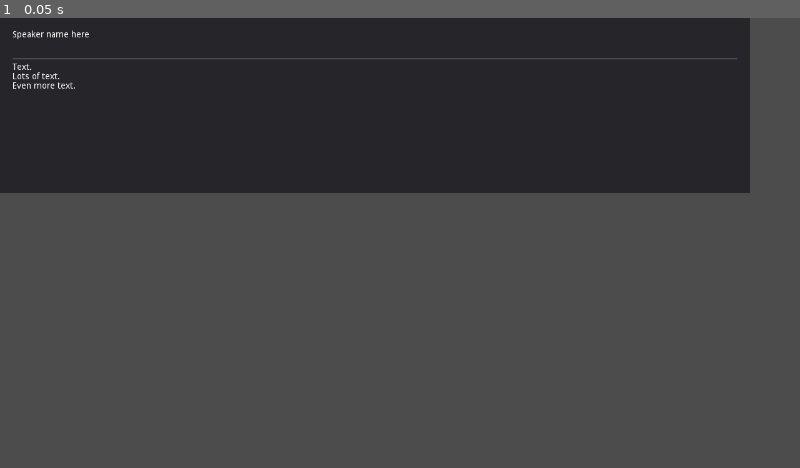
Above: before the commit, frame 1.
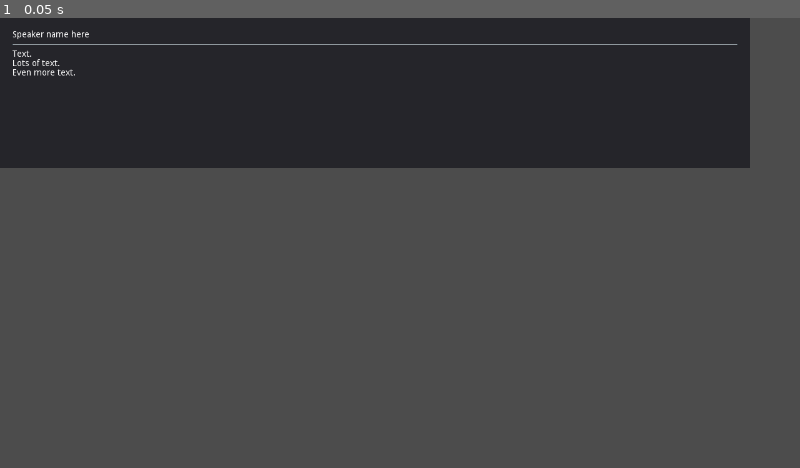
Above: after the commit, the same moment.

Repository: theratbeing/procedural-rpg
Game: Godot game, scene res://ui/Dialog.tscn
Same seed, same stepped clock (60 frames per second), same inputs: the game is played once before the commit and once after it. The project has no main scene, so this scene is started directly.
Inputs:
- Up to frame 1 (0.05 s): no input

The runs differ from the first frame. In frame 1, 5.8% of the frame differs, in the area x 0-94%, y 5-39%.

Commit message:
Added dialog branching system

Diff:
--- a/project.godot
+++ b/project.godot
@@ -32,6 +32,19 @@
 window/size/width=1280
 window/size/height=720
 
+[input]
+
+left_click={
+"deadzone": 0.5,
+"events": [ Object(InputEventMouseButton,"resource_local_to_scene":false,"resource_name":"","device":0,"alt":false,"shift":false,"control":false,"meta":false,"command":false,"button_mask":0,"position":Vector2( 0, 0 ),"global_position":Vector2( 0, 0 ),"factor":1.0,"button_index":1,"pressed":false,"doubleclick":false,"script":null)
+ ]
+}
+right_click={
+"deadzone": 0.5,
+"events": [ Object(InputEventMouseButton,"resource_local_to_scene":false,"resource_name":"","device":0,"alt":false,"shift":false,"control":false,"meta":false,"command":false,"button_mask":0,"position":Vector2( 0, 0 ),"global_position":Vector2( 0, 0 ),"factor":1.0,"button_index":2,"pressed":false,"doubleclick":false,"script":null)
+ ]
+}
+
 [physics]
 
 common/enable_pause_aware_picking=true
--- a/ui/Dialog.gd
+++ b/ui/Dialog.gd
@@ -1,15 +1,21 @@
 extends Panel
 
-onready var speaker  = get_node("VBoxContainer/Speaker")
-onready var message  = get_node("VBoxContainer/Message")
-onready var sep_line = get_node("VBoxContainer/HSeparator")
-onready var tween    = get_node("Tween")
+onready var container = get_node("ScrollContainer/VBoxContainer")
+onready var speaker   = get_node("ScrollContainer/VBoxContainer/Speaker")
+onready var message   = get_node("ScrollContainer/VBoxContainer/Message")
+onready var sep_line  = get_node("ScrollContainer/VBoxContainer/HSeparator")
+onready var tween     = get_node("Tween")
 
 export(float) var char_per_sec = 20.0
 
 var data     : DialogScript
 var scenario : Array
 var scenario_index := 0
+var choice_var   := ""
+var button_nodes := Array()
+
+signal line_ended
+signal dialog_ended
 
 func loadDialog(file: String, label: String):
 	data = DialogScript.loadDialog(file)
@@ -22,11 +28,17 @@
 
 	readLine()
 
+func _ready():
+	var _connect = tween.connect("tween_all_completed", self, "emit_signal", ["line_ended"])
+
+func _gui_input(event):
+	if event.is_action("ui_accept") or event.is_action("left_click"):
+		advance()
+
 func advance():
 	if tween.is_active():
-		tween.stop_all()
-		message.percent_visible = 1.0
-	else:
+		endLine()
+	elif !choice_var.empty():
 		scenario_index += 1
 		readLine()
 
@@ -52,9 +64,13 @@
 	var head = array.pop_front()
 	match head:
 		DialogScript.Command.PRINT:
-			printMessage(array[0])
+			printMessage(array)
 		DialogScript.Command.SAY:
-			sayMessage(array[0], array[1])
+			sayMessage(array.pop_front(), array)
+		DialogScript.Command.CHOOSE:
+			var variable = array.pop_front()
+			var prompt   = array.pop_front()
+			choose(variable, prompt, array)
 		DialogScript.Command.QUIT:
 			close()
 
@@ -98,21 +114,24 @@
 			message.bbcode_text = err_msg
 
 func close():
-	pass
+	emit_signal("dialog_ended")
 
-func printMessage(text: String):
+func printMessage(args: Array):
 	speaker.visible  = false
 	sep_line.visible = false
-	printText(text)
+	printText(args)
 
-func sayMessage(chara_name: String, text: String):
+func sayMessage(chara_name: String, args: Array):
 	speaker.visible  = true
 	sep_line.visible = true
+	speaker.bbcode_text = chara_name
+	printText(args)
 
-	speaker.bbcode_text = chara_name
-	printText(text)
+func printText(args: Array):
+	var text := ""
+	for arg in args:
+		text += str(eval(arg)) + " "
 
-func printText(text: String):
 	message.percent_visible = 0.0
 	message.bbcode_text = text
 
@@ -120,3 +139,36 @@
 	tween.interpolate_property(message, "percent_visible",
 	0.0, 1.0, duration, Tween.TRANS_LINEAR, Tween.EASE_IN_OUT)
 	tween.start()
+
+func choose(var_name: String, prompt: Array, choice: Array):
+	choice_var = var_name
+	printMessage(prompt)
+	yield(self, "line_ended")
+
+	for c_arr in choice:
+		assert(typeof(c_arr) == TYPE_ARRAY)
+		if c_arr.size() == 3:
+			var condition = c_arr.pop_back()
+			if !eval(condition):
+				continue
+		addChoice(eval(c_arr[0]), eval(c_arr[1]))
+
+func addChoice(value, text: String):
+	var button = Button.new()
+	button.text = text
+	button_nodes.push_back(button)
+	container.add_child(button)
+	var _connect = button.connect("button_down", self, "onChoiceMade", [value])
+
+func onChoiceMade(value):
+	data.setVar(choice_var, value)
+	choice_var = ""
+	for button in button_nodes:
+		button.queue_free()
+	button_nodes.clear()
+	advance()
+
+func endLine():
+	tween.stop_all()
+	message.percent_visible = 1.0
+	emit_signal("line_ended")
--- a/ui/Dialog.tscn
+++ b/ui/Dialog.tscn
@@ -4,33 +4,47 @@
 
 [node name="Dialog" type="Panel"]
 margin_right = 1200.0
-margin_bottom = 280.0
+margin_bottom = 240.0
 script = ExtResource( 1 )
 
-[node name="VBoxContainer" type="VBoxContainer" parent="."]
+[node name="Tween" type="Tween" parent="."]
+
+[node name="ScrollContainer" type="ScrollContainer" parent="."]
 margin_left = 20.0
 margin_top = 20.0
-margin_right = 1180.0
-margin_bottom = 260.0
+margin_right = 1200.0
+margin_bottom = 220.0
+rect_min_size = Vector2( 1180, 200 )
+mouse_filter = 2
+scroll_horizontal_enabled = false
 
-[node name="Speaker" type="RichTextLabel" parent="VBoxContainer"]
+[node name="VBoxContainer" type="VBoxContainer" parent="ScrollContainer"]
 margin_right = 1160.0
-margin_bottom = 40.0
-rect_min_size = Vector2( 0, 40 )
+margin_bottom = 200.0
+rect_min_size = Vector2( 1160, 200 )
+mouse_filter = 2
+custom_constants/separation = 6
+
+[node name="Speaker" type="RichTextLabel" parent="ScrollContainer/VBoxContainer"]
+margin_right = 1160.0
+margin_bottom = 15.0
+mouse_filter = 2
 bbcode_enabled = true
 bbcode_text = "Speaker name here"
 text = "Speaker name here"
+fit_content_height = true
+scroll_active = false
 
-[node name="HSeparator" type="HSeparator" parent="VBoxContainer"]
-margin_top = 44.0
+[node name="HSeparator" type="HSeparator" parent="ScrollContainer/VBoxContainer"]
+margin_top = 21.0
 margin_right = 1160.0
-margin_bottom = 48.0
+margin_bottom = 25.0
 
-[node name="Message" type="RichTextLabel" parent="VBoxContainer"]
-margin_top = 52.0
+[node name="Message" type="RichTextLabel" parent="ScrollContainer/VBoxContainer"]
+margin_top = 31.0
 margin_right = 1160.0
-margin_bottom = 232.0
-rect_min_size = Vector2( 0, 180 )
+margin_bottom = 76.0
+mouse_filter = 2
 bbcode_enabled = true
 bbcode_text = "Text.
 Lots of text.
@@ -38,6 +52,5 @@
 text = "Text.
 Lots of text.
 Even more text."
-scroll_following = true
-
-[node name="Tween" type="Tween" parent="."]
+fit_content_height = true
+scroll_active = false
